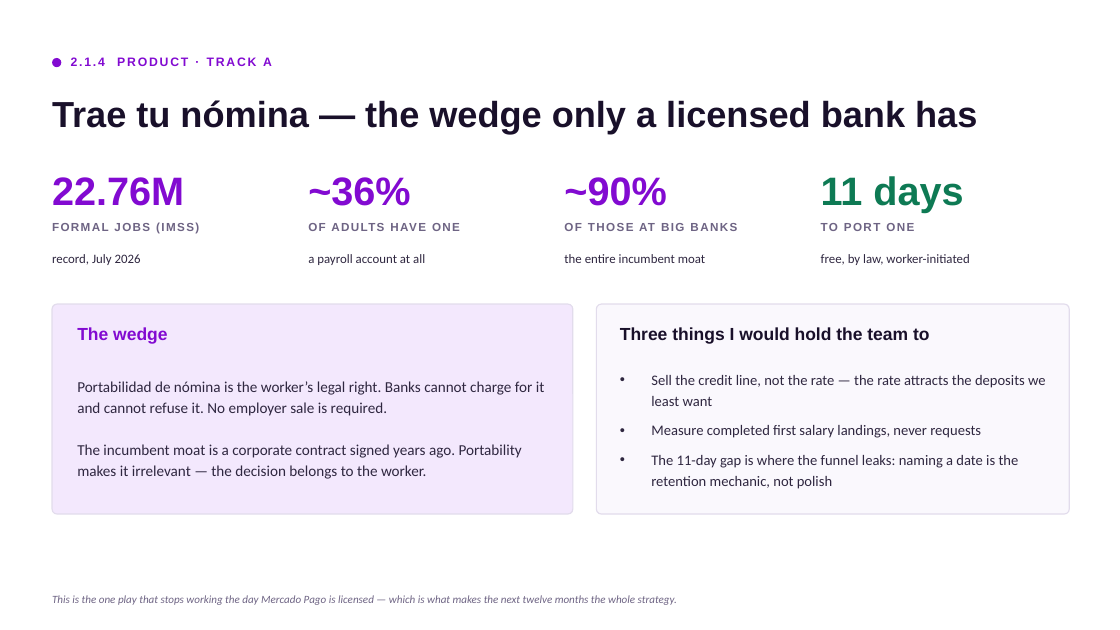
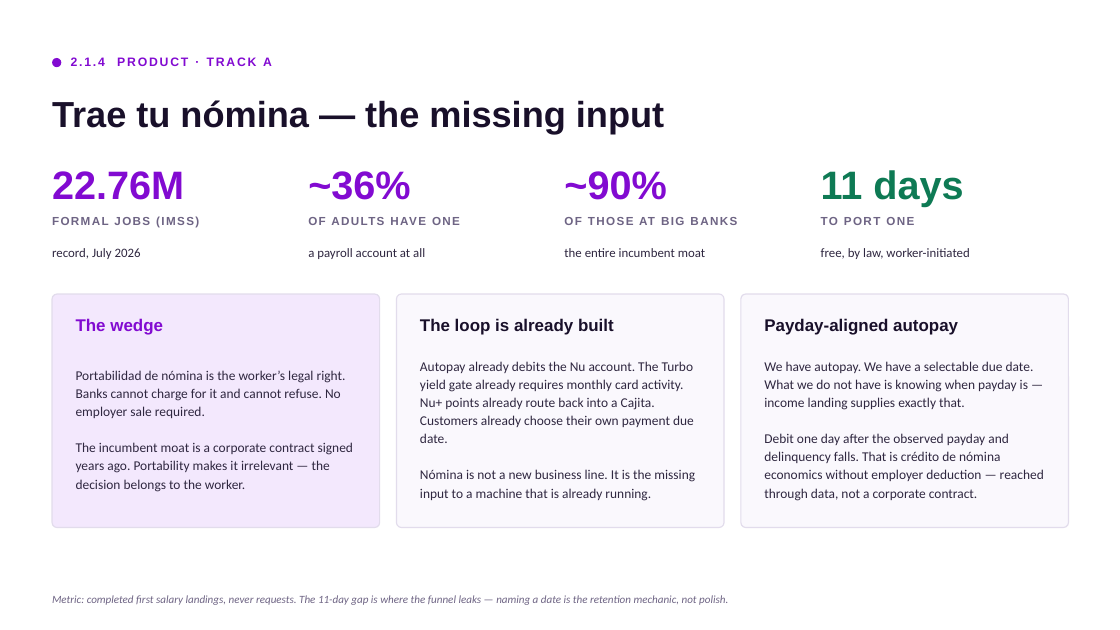
Before and after one commit to cemorr10-debug/nubank-case-prep, a slide deck: slide 9 of deck/Core_Mexico_Business_Case.pptx. Drawn at 1120x630 pixels with LibreOffice and Linux fonts; fonts in the diff are those of the drawing. Boxes give left, top, right and bottom in pixels: in the first picture for what was removed or moved away, otherwise in the second. Text is boxed around its words. In the diff, an @@ line names an element or a change of style, - is before the commit and + after.

```diff
--- a/deck/Core_Mexico_Business_Case.pptx
+++ b/deck/Core_Mexico_Business_Case.pptx
@@ text at <box>52,100,664,134</box>: text changed @@
-Trae tu nómina — the wedge only a licensed bank has
+Trae tu nómina — the missing input
@@ 12 texts: place and size @@
-12 texts at <box>52,176,969,265</box>
+12 texts at <box>52,170,969,259</box>
@@ rounded rectangle: place and size @@
-rounded rectangle at <box>52,304,573,514</box>
+rounded rectangle at <box>52,294,380,528</box>
@@ rounded rectangle at <box>52,294,380,528</box>: proportions changed @@
@@ rounded rectangle at <box>397,294,724,528</box>: proportions changed @@
@@ rounded rectangle: place and size @@
-rounded rectangle at <box>597,304,1070,514</box>
+rounded rectangle at <box>397,294,724,528</box>
@@ rounded rectangle added at <box>741,294,1069,528</box>, fill #FAF8FD, outline #E2DCEC 1 pt @@
@@ text "The wedge": place and size @@
-text "The wedge" at <box>77,327,167,344</box>
+text "The wedge" at <box>76,318,163,335</box>
@@ text "The wedge" at <box>76,318,163,335</box>: size 15 to 14.5 pt @@
@@ text at <box>420,318,614,335</box>: text changed; size 15 to 14.5 pt @@
-Three things I would hold the team to
+The loop is already built
@@ text added at <box>764,318,958,335</box>, 14.5 pt, text #19102A, bold @@
+Payday-aligned autopay
@@ text "Portabilidad de nómina is the ...": place and size @@
-text "Portabilidad de nómina is the ..." at <box>77,381,545,479</box>
+text "Portabilidad de nómina is the ..." at <box>76,370,353,492</box>
@@ text at <box>76,370,346,418</box>: text changed; size 13 to 11.5 pt @@
-Portabilidad de nómina is the worker’s legal right. Banks cannot charge for it and cannot refuse it. No employer sale is required.
+Portabilidad de nómina is the worker’s legal right. Banks cannot charge for it and cannot refuse. No employer sale required.
@@ text added at <box>420,361,695,501</box>, 11.5 pt, text #2F2740 @@
+Autopay already debits the Nu account. The Turbo yield gate already requires monthly card activity. Nu+ points already route back into a Cajita. Customers already choose their own payment due date.
+Nómina is not a new business line. It is the missing input to a machine that is already running.
@@ text added at <box>764,361,1044,501</box>, 11.5 pt, text #2F2740 @@
+We have autopay. We have a selectable due date. What we do not have is knowing when payday is — income landing supplies exactly that.
+Debit one day after the observed payday and delinquency falls. That is crédito de nómina economics without employer deduction — reached through data, not a corporate contract.
@@ text at <box>76,442,353,492</box>: size 13 to 11.5 pt in "The incumbent moat is a corporate contract ..."; line spacing 18pt to 15.5pt @@
@@ text at <box>52,595,728,605</box>: text changed; size 12.5 to 9.5 pt; text colour #2F2740 to #6E6484; italic on @@
-• Sell the credit line, not the rate — the rate attracts the deposits we least want
-• Measure completed first salary landings, never requests
-• The 11-day gap is where the funnel leaks: naming a date is the retention mechanic, not polish
+Metric: completed first salary landings, never requests. The 11-day gap is where the funnel leaks — naming a date is the retention mechanic, not polish.
@@ text removed at <box>52,595,677,605</box> @@
-This is the one play that stops working the day Mercado Pago is licensed — which is what makes the next twelve months the whole strategy.
```
Also in this commit, not shown: 7 other slides changed, 5 other files.
